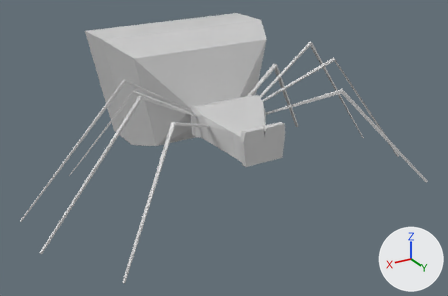
The COLLADA model Assets/Characters/SpiderBad.dae: old version first, new version second.
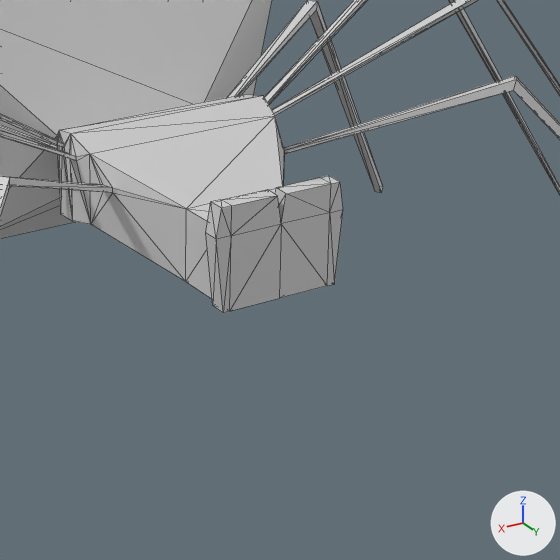
Each version is shown whole from a 50 mm lens placed at (4.66, 7.61, 3.71), pointed at (-0.08, -0.29, -0.24), then close up on the part from 38% to 80% of the width and 22% to 84% of the height. Lighting does not change. The marker at lower right points along +X, +Y and +Z. The close-ups show mesh edges as thin lines. Vertices at the same position are counted once.
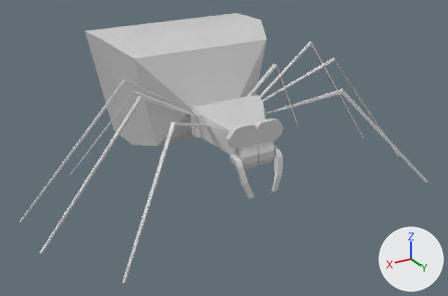
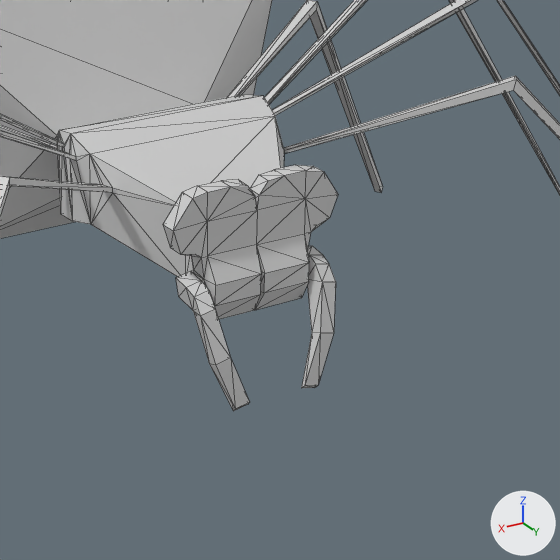
Location of each change, (x1, y1, x2, y2) in pixels of the close-ups (560 x 560 px):
'Cube', reshaped: before (0, 0, 560, 313); after (0, 0, 560, 411)
part 1 of me_cube, built on: before (186, 176, 343, 313); after (163, 165, 338, 411)

What changed in the scene script:
```text
Change me_cube:
    used by ob_cube; location = (0.0, 0.0, 0.0)
    remove me_cube.from_pydata(...)  # 168 vertices, 334 faces; spans x -3.14..3.21, y -3.12..1.78, z -0.75..1.5
    add me_cube.from_pydata(...)  # 244 vertices, 486 faces; spans x -3.14..3.21, y -3.12..1.78, z -0.75..1.5
    me_cube part 1
    15 vertices are removed from x -0.31..0.32, y 0.88..0.97, z 0.02..0.55
    46 faces are deleted
    8 vertices in x -0.27..0.29, y 0.88..0.97, z 0.02..0.55 move by (0.0, -0.2, 0.0)
    9 vertices move from x -0.34..0.37, y 0.88..0.97, z 0.02..0.55 to x -0.46..0.47, y 0.68..0.77, z 0.27..0.53
    68 vertices are added at x -0.42..0.4, y 0.68..1.0, z -0.51..0.55
    12 new vertices lie (0.0, 0.09, 0.0) away from vertices in x -0.42..0.35, y 0.68..0.88, z -0.12..0.55
    6 new vertices lie (0.09, 0.0, 0.02) away from vertices in x -0.39..-0.32, y 0.68..0.9, z -0.26..0.1
    5 new vertices lie (0.0, 0.0, 0.1) away from vertices in x -0.26..0.28, y 0.79..0.83, z 0.0
    198 new faces join them
```
